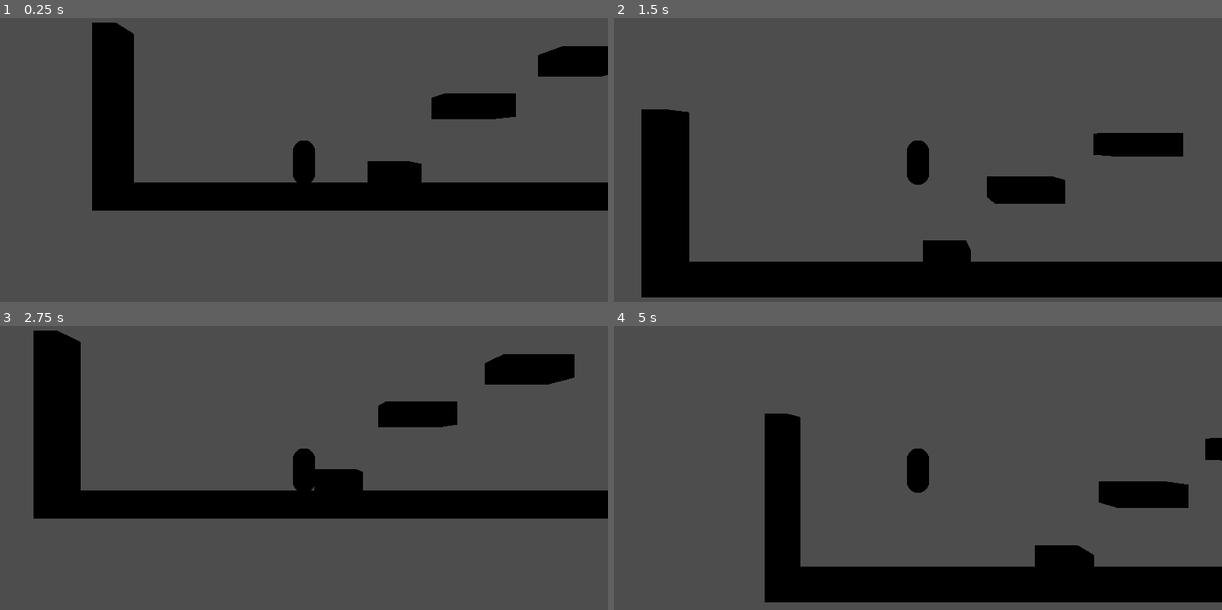
Above: before the commit, frames 1-4 (two rows, left to right).
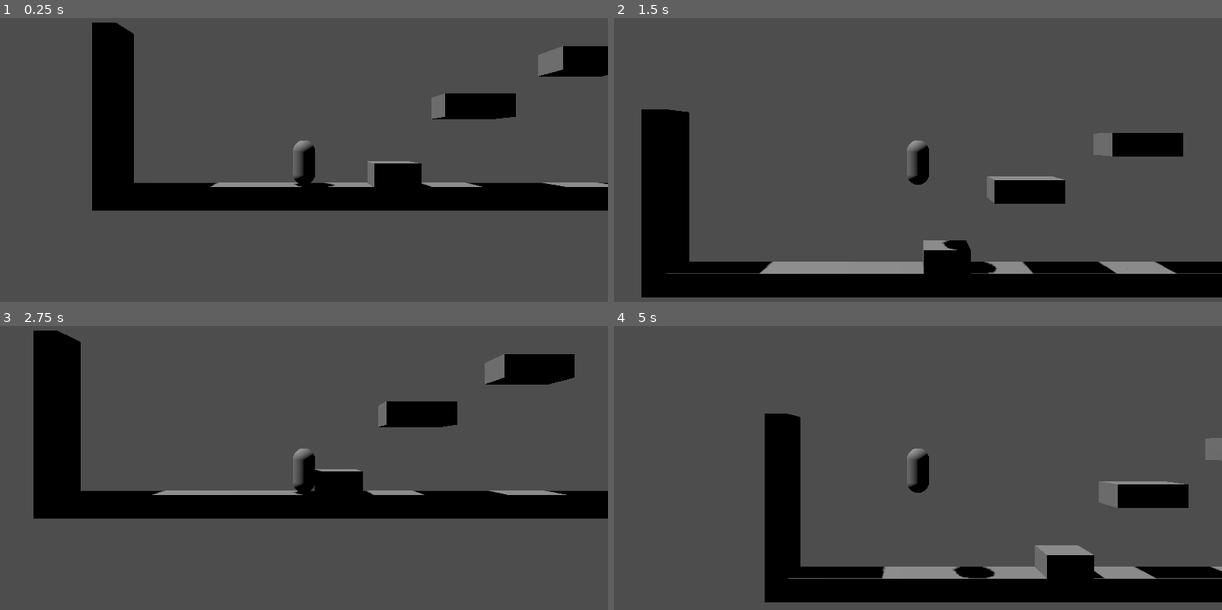
Above: after the commit, the same moments.

Repository: Lukko-Digital/upwell
Game: Godot game, scene res://src/main2.tscn
Same seed, same stepped clock (60 frames per second), same inputs: the game is played once before the commit and once after it.
Inputs (mouse positions are in pixels of both pictures, inside the frame that each line leads up to):
- Up to frame 1 (0.25 s): no input
- Up to frame 2 (1.5 s): tap Enter at 0.5 s; move the mouse to (1051, 123) at 0.52 s; hold D (right) 0.53-1.28 s; hold Right mouse button (attract) 0.53-1.28 s; tap Space (jump) at 0.77 s; move the mouse to (796, 157) at 1.27 s; hold A (left) from 1.28 s (still down); tap E (recall) at 1.35 s
- Up to frame 3 (2.75 s): tap Space (jump) at 1.52 s; move the mouse to (364, 374) at 2.02 s; release A (left) at 2.03 s; press the mouse at (364, 374) at 2.03 s; hold D (right) from 2.03 s (still down)
- Up to frame 4 (5 s): move the mouse to (887, 516) at 2.77 s; release the mouse at (887, 516) at 2.78 s; right-click (887, 516) at 2.85 s; tap Space (jump) at 3.02, 3.77, 4.52 s; move the mouse to (1100, 499) at 3.52 s; release D (right) at 3.53 s; hold E (recall) 3.53-4.28 s; hold A (left) from 3.53 s (still down); move the mouse to (735, 397) at 4.27 s; click (735, 397) at 4.35 s

The runs differ from the first frame. In frame 1, 1.6% of the frame differs, in the area x 22-100%, y 9-60%; in frame 2, 2.8%, in the area x 8-100%, y 40-91%; in frame 3, 1.4%; in frame 4, 2.6%.

Commit message:
add light

Diff:
--- a/src/main2.tscn
+++ b/src/main2.tscn
@@ -4,6 +4,10 @@
 [ext_resource type="PackedScene" uid="uid://b4tc7alhrf0i" path="res://src/player3d.tscn" id="2_75t0f"]
 
 [node name="Main2" type="Node3D"]
+
+[node name="DirectionalLight3D" type="DirectionalLight3D" parent="."]
+transform = Transform3D(0.866025, 2.18557e-08, -0.5, 0.5, -3.78552e-08, 0.866025, 0, -1, -4.37114e-08, 0, 0, 0)
+shadow_enabled = true
 
 [node name="GridMap" type="GridMap" parent="."]
 transform = Transform3D(1, 0, 0, 0, 1, 0, 0, 0, 1, 0, 0, -0.455128)
